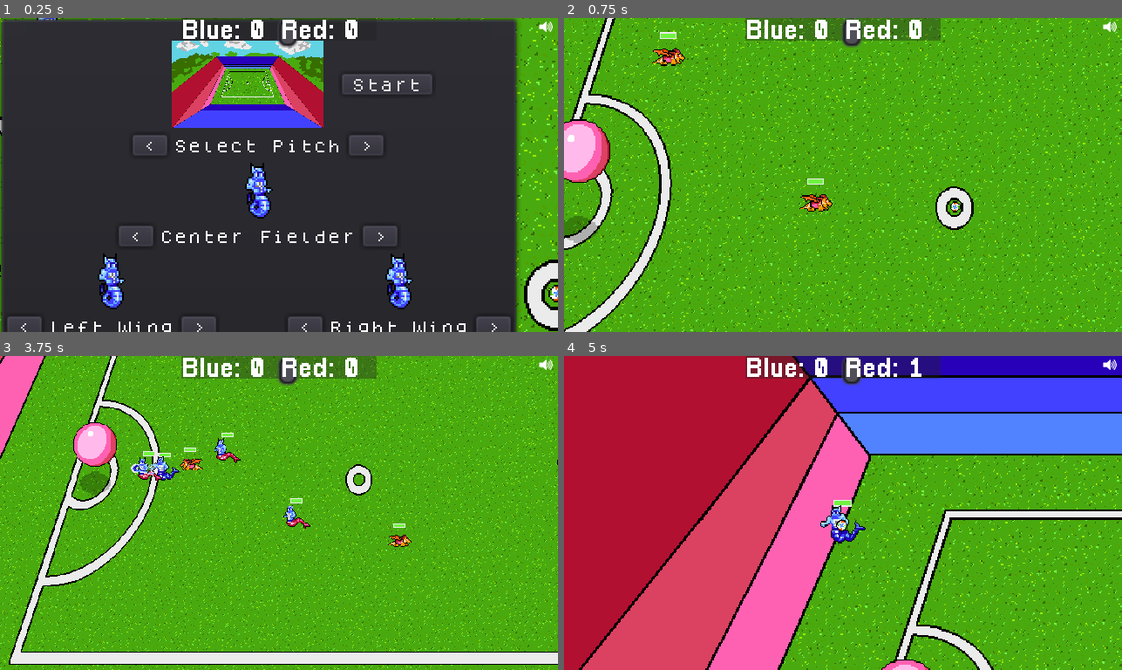
Above: before the commit, frames 1-4 (two rows, left to right).
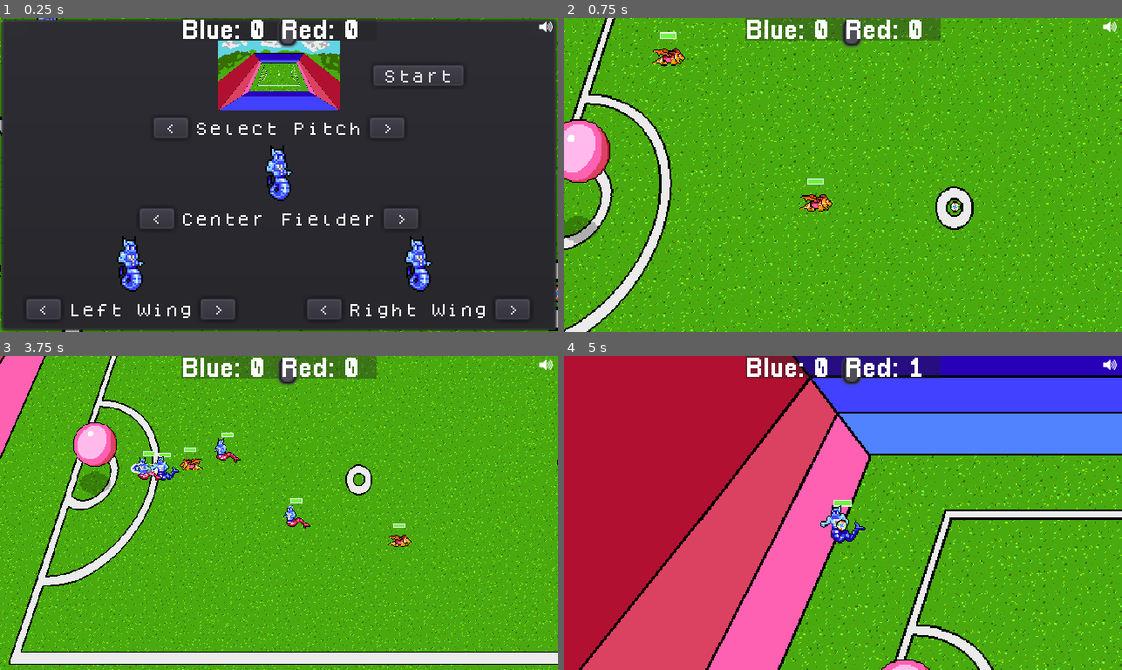
Above: after the commit, the same moments.

Repository: gamkedo-la/Elementaball
Game: Godot game, scene res://Node2D.tscn
Same seed, same stepped clock (60 frames per second), same inputs: the game is played once before the commit and once after it.
Inputs:
- Up to frame 1 (0.25 s): no input
- Up to frame 2 (0.75 s): click "Start" at 0.5 s
- Up to frame 3 (3.75 s): hold Right (ui_right) 1.28-2.03 s; hold Down (ui_down) 2.03-2.78 s; hold Right (ui_right) 2.78-3.53 s; hold Up (ui_up) from 3.53 s (still down)
- Up to frame 4 (5 s): release Up (ui_up) at 4.28 s; hold Left (ui_left) from 4.28 s (still down)

The runs differ from the first frame. In frame 1, 24% of the frame differs, in the area x 0-100%, y 0-100%; in frame 2, nothing differs; in frame 3, less than 0.1%; in frame 4, nothing differs.

Commit message:
Fixed player select menu layout

Diff:
--- a/Node2D.tscn
+++ b/Node2D.tscn
@@ -145,6 +145,7 @@
 z_index = 3
 frames = SubResource( 8 )
 animation = "water ball"
+frame = 2
 playing = true
 script = ExtResource( 16 )
 
@@ -343,7 +344,8 @@
 [node name="PlayerSelectMenu" parent="GUICanvasLayer" instance=ExtResource( 17 )]
 pause_mode = 2
 margin_left = 0.0
-margin_right = 0.0
+margin_right = 297.0
+margin_bottom = 187.0
 
 [node name="MuteButton" type="ToolButton" parent="GUICanvasLayer"]
 margin_left = 305.799
--- a/UI/Player Select Menu/PlayerSelectMenu.tscn
+++ b/UI/Player Select Menu/PlayerSelectMenu.tscn
@@ -12,9 +12,8 @@
 [sub_resource type="Theme" id=1]
 
 [node name="PlayerSelectMenu" type="Control"]
-margin_left = 112.0
-margin_right = 112.0
-margin_bottom = 32.0
+anchor_right = 1.0
+anchor_bottom = 1.0
 script = ExtResource( 4 )
 __meta__ = {
 "_edit_use_anchors_": false
@@ -23,6 +22,8 @@
 
 [node name="SelectionMenuPopup" type="PopupPanel" parent="."]
 visible = true
+anchor_right = 1.0
+anchor_bottom = 1.0
 __meta__ = {
 "_edit_use_anchors_": false
 }
@@ -39,43 +40,38 @@
 }
 
 [node name="Top Margin" type="MarginContainer" parent="SelectionMenuPopup/SelectionMenuContainer"]
-margin_right = 289.0
+margin_right = 312.0
 margin_bottom = 5.0
 rect_min_size = Vector2( 0, 5 )
 __meta__ = {
 "_edit_use_anchors_": false
 }
 
-[node name="TopRowContainer" type="HBoxContainer" parent="SelectionMenuPopup/SelectionMenuContainer"]
+[node name="MarginContainer3" type="MarginContainer" parent="SelectionMenuPopup/SelectionMenuContainer"]
 margin_top = 9.0
-margin_right = 289.0
-margin_bottom = 59.0
+margin_right = 312.0
+margin_bottom = 49.0
+custom_constants/margin_left = 106
 
-[node name="MarginContainer" type="MarginContainer" parent="SelectionMenuPopup/SelectionMenuContainer/TopRowContainer"]
-margin_bottom = 50.0
-size_flags_horizontal = 2
+[node name="TopRowContainer" type="HBoxContainer" parent="SelectionMenuPopup/SelectionMenuContainer/MarginContainer3"]
+margin_left = 106.0
+margin_right = 312.0
+margin_bottom = 40.0
 
-[node name="MarginContainer3" type="MarginContainer" parent="SelectionMenuPopup/SelectionMenuContainer/TopRowContainer"]
-margin_left = 44.0
-margin_right = 44.0
-margin_bottom = 50.0
-size_flags_horizontal = 2
-
-[node name="FieldImage" type="TextureRect" parent="SelectionMenuPopup/SelectionMenuContainer/TopRowContainer"]
-margin_left = 88.0
-margin_right = 188.0
-margin_bottom = 50.0
-rect_min_size = Vector2( 100, 50 )
+[node name="FieldImage" type="TextureRect" parent="SelectionMenuPopup/SelectionMenuContainer/MarginContainer3/TopRowContainer"]
+margin_right = 100.0
+margin_bottom = 40.0
+rect_min_size = Vector2( 100, 40 )
 theme = SubResource( 1 )
 texture = ExtResource( 1 )
 expand = true
 stretch_mode = 6
 
-[node name="CloseButton" type="Button" parent="SelectionMenuPopup/SelectionMenuContainer/TopRowContainer"]
-margin_left = 192.0
-margin_top = 19.0
-margin_right = 244.0
-margin_bottom = 31.0
+[node name="CloseButton" type="Button" parent="SelectionMenuPopup/SelectionMenuContainer/MarginContainer3/TopRowContainer"]
+margin_left = 104.0
+margin_top = 14.0
+margin_right = 156.0
+margin_bottom = 26.0
 size_flags_vertical = 4
 custom_fonts/font = ExtResource( 8 )
 text = "Start"
@@ -83,26 +79,20 @@
 "_edit_use_anchors_": false
 }
 
-[node name="MarginContainer2" type="MarginContainer" parent="SelectionMenuPopup/SelectionMenuContainer/TopRowContainer"]
-margin_left = 248.0
-margin_right = 248.0
-margin_bottom = 50.0
-size_flags_horizontal = 2
-
 [node name="PitchSelect" parent="SelectionMenuPopup/SelectionMenuContainer" instance=ExtResource( 2 )]
-margin_left = 100.0
-margin_top = 63.0
-margin_right = 188.0
-margin_bottom = 75.0
+margin_left = 112.0
+margin_top = 53.0
+margin_right = 200.0
+margin_bottom = 65.0
 buttonName = "Select Pitch"
 
 [node name="PlayersContainer" type="VBoxContainer" parent="SelectionMenuPopup/SelectionMenuContainer"]
-margin_top = 79.0
-margin_right = 289.0
-margin_bottom = 179.0
+margin_top = 69.0
+margin_right = 312.0
+margin_bottom = 169.0
 
 [node name="CenterFieldSprite" type="TextureRect" parent="SelectionMenuPopup/SelectionMenuContainer/PlayersContainer"]
-margin_right = 289.0
+margin_right = 312.0
 margin_bottom = 32.0
 rect_min_size = Vector2( 0, 32 )
 texture = ExtResource( 3 )
@@ -110,20 +100,21 @@
 stretch_mode = 6
 
 [node name="CenterFieldSelect" parent="SelectionMenuPopup/SelectionMenuContainer/PlayersContainer" instance=ExtResource( 2 )]
-margin_left = 100.0
+margin_left = 112.0
 margin_top = 36.0
-margin_right = 188.0
+margin_right = 200.0
 margin_bottom = 48.0
 buttonName = "Center Fielder"
 
 [node name="VBoxContainer" type="HBoxContainer" parent="SelectionMenuPopup/SelectionMenuContainer/PlayersContainer"]
 margin_top = 52.0
-margin_right = 289.0
+margin_right = 312.0
 margin_bottom = 100.0
 alignment = 1
 
 [node name="LeftField" type="VBoxContainer" parent="SelectionMenuPopup/SelectionMenuContainer/PlayersContainer/VBoxContainer"]
-margin_right = 120.0
+margin_left = 11.0
+margin_right = 131.0
 margin_bottom = 48.0
 
 [node name="LeftFieldSprite" type="TextureRect" parent="SelectionMenuPopup/SelectionMenuContainer/PlayersContainer/VBoxContainer/LeftField"]
@@ -149,14 +140,14 @@
 margin_right = 120.0
 
 [node name="Center Margin" type="MarginContainer" parent="SelectionMenuPopup/SelectionMenuContainer/PlayersContainer/VBoxContainer"]
-margin_left = 124.0
-margin_right = 157.382
+margin_left = 135.0
+margin_right = 168.382
 margin_bottom = 48.0
 rect_min_size = Vector2( 33.382, 0 )
 
 [node name="RightField" type="VBoxContainer" parent="SelectionMenuPopup/SelectionMenuContainer/PlayersContainer/VBoxContainer"]
-margin_left = 161.0
-margin_right = 289.0
+margin_left = 172.0
+margin_right = 300.0
 margin_bottom = 48.0
 
 [node name="RightFieldSprite" type="TextureRect" parent="SelectionMenuPopup/SelectionMenuContainer/PlayersContainer/VBoxContainer/RightField"]
@@ -181,7 +172,7 @@
 margin_left = 108.0
 margin_right = 128.0
 
-[connection signal="pressed" from="SelectionMenuPopup/SelectionMenuContainer/TopRowContainer/CloseButton" to="." method="_on_CloseButton_pressed"]
+[connection signal="pressed" from="SelectionMenuPopup/SelectionMenuContainer/MarginContainer3/TopRowContainer/CloseButton" to="." method="_on_CloseButton_pressed"]
 [connection signal="change" from="SelectionMenuPopup/SelectionMenuContainer/PitchSelect" to="." method="_on_PitchSelect_change"]
 [connection signal="change" from="SelectionMenuPopup/SelectionMenuContainer/PlayersContainer/CenterFieldSelect" to="." method="_on_CenterFieldSelect_change"]
 [connection signal="change" from="SelectionMenuPopup/SelectionMenuContainer/PlayersContainer/VBoxContainer/LeftField/LeftFieldSelect" to="." method="_on_LeftFieldSelect_change"]
